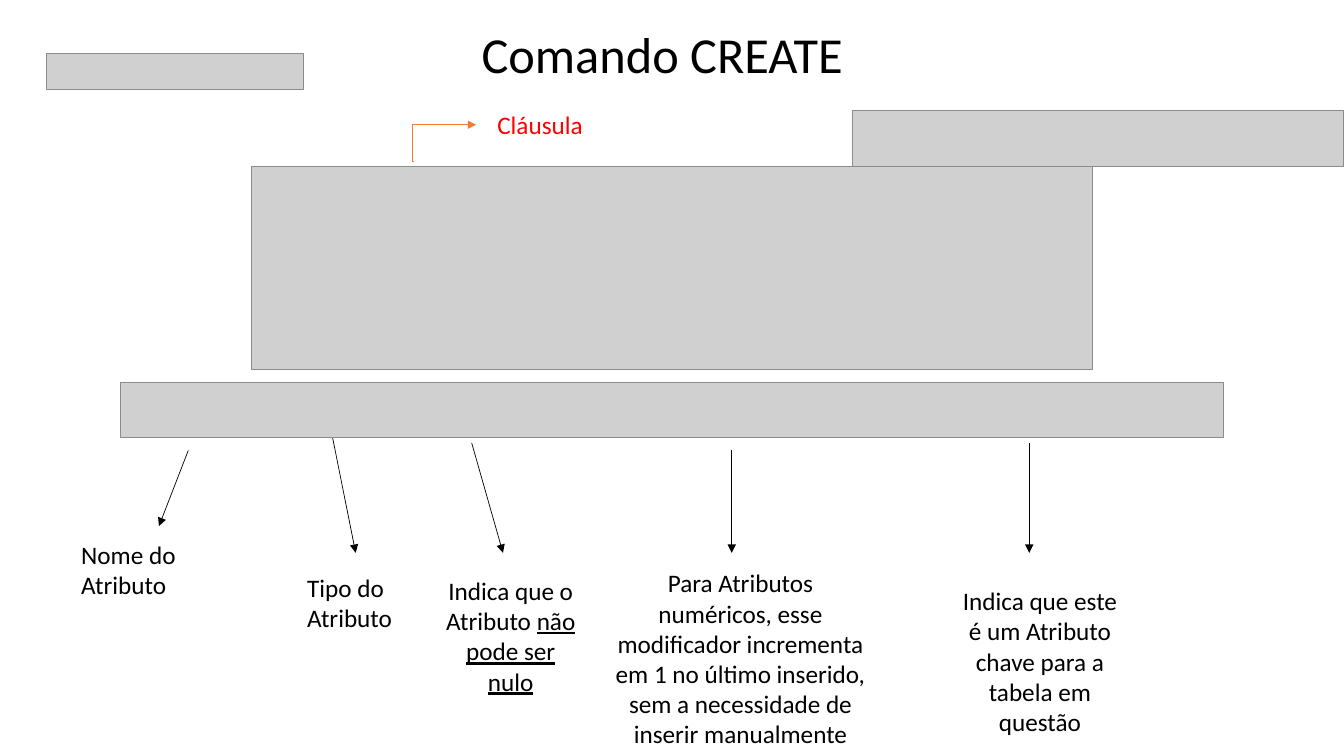
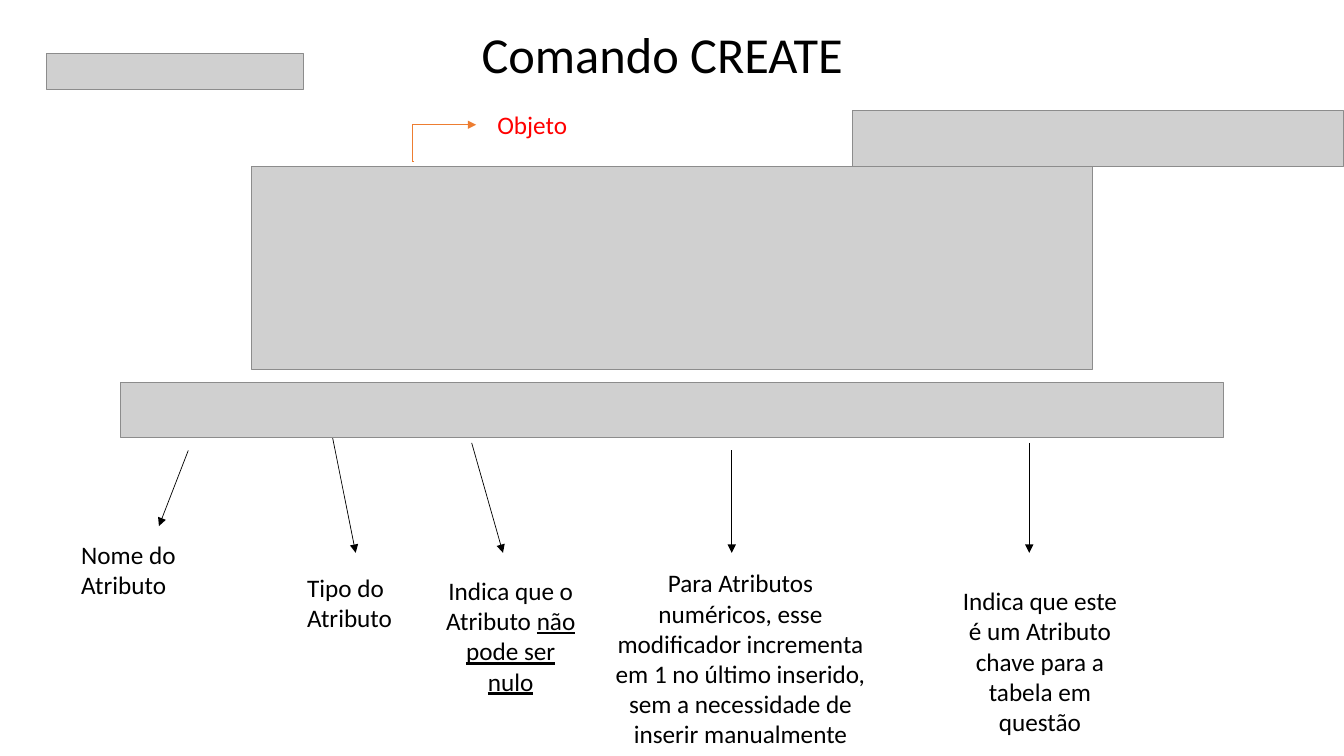
Before and after one commit to Felipe-Tagawa/C07-Monitoria, a slide deck: slide 4 of Aula 05/ComandosDDL.pptx. Drawn at 1344x756 pixels with LibreOffice and Linux fonts; fonts in the diff are those of the drawing; grey boxes stand for pictures; background and template pictures are left out. Boxes give left, top, right and bottom in pixels: in the first picture for what was removed or moved away, otherwise in the second. Text is boxed around its words. In the diff, an @@ line names an element or a change of style, - is before the commit and + after.

Commit message:
fix: switch clausula to objeto in `comandosDDL.pptx`

```diff
--- a/Aula 05/ComandosDDL.pptx
+++ b/Aula 05/ComandosDDL.pptx
@@ text at (497, 116, 567, 139): text changed @@
-Cláusula
+Objeto
```
Also in this commit, not shown: 3 other slides changed, 1 other file.
